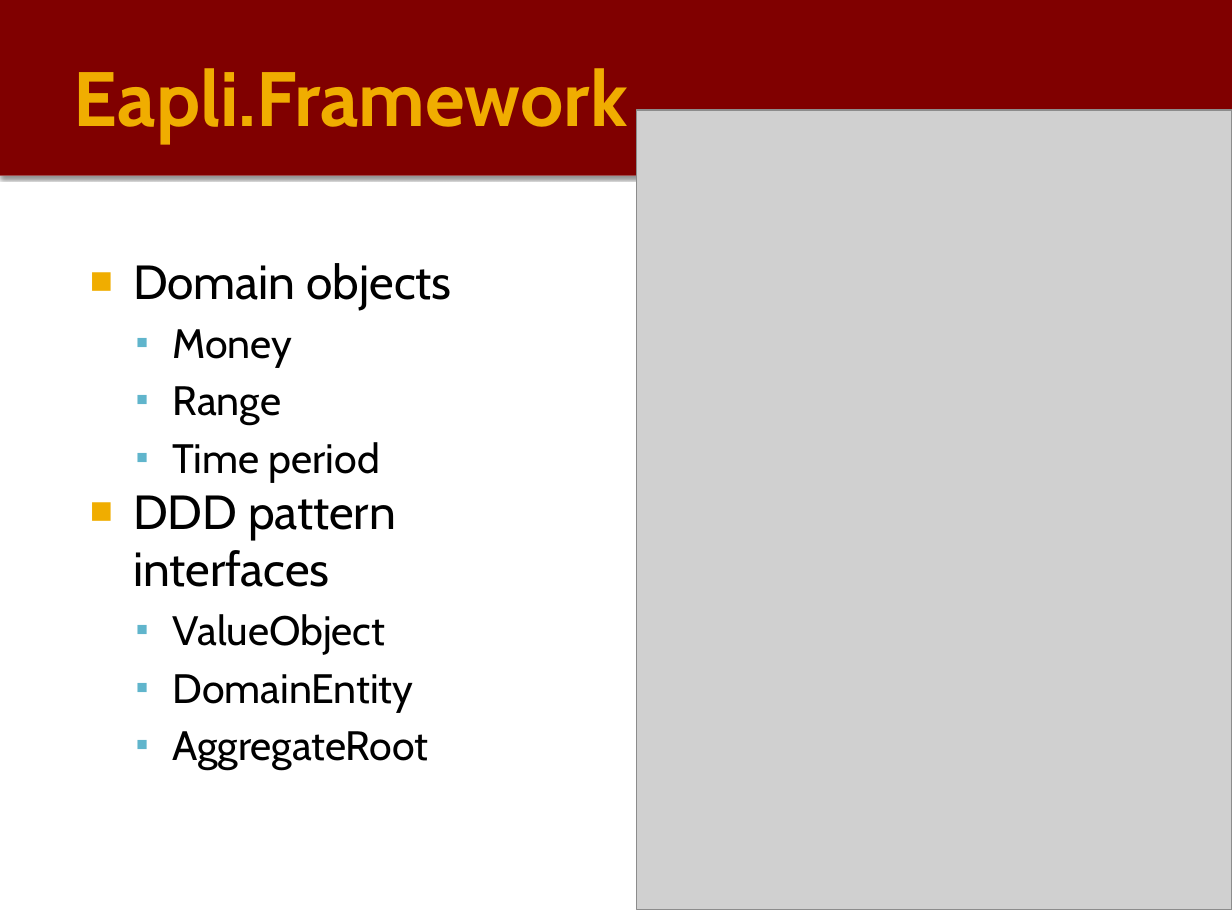
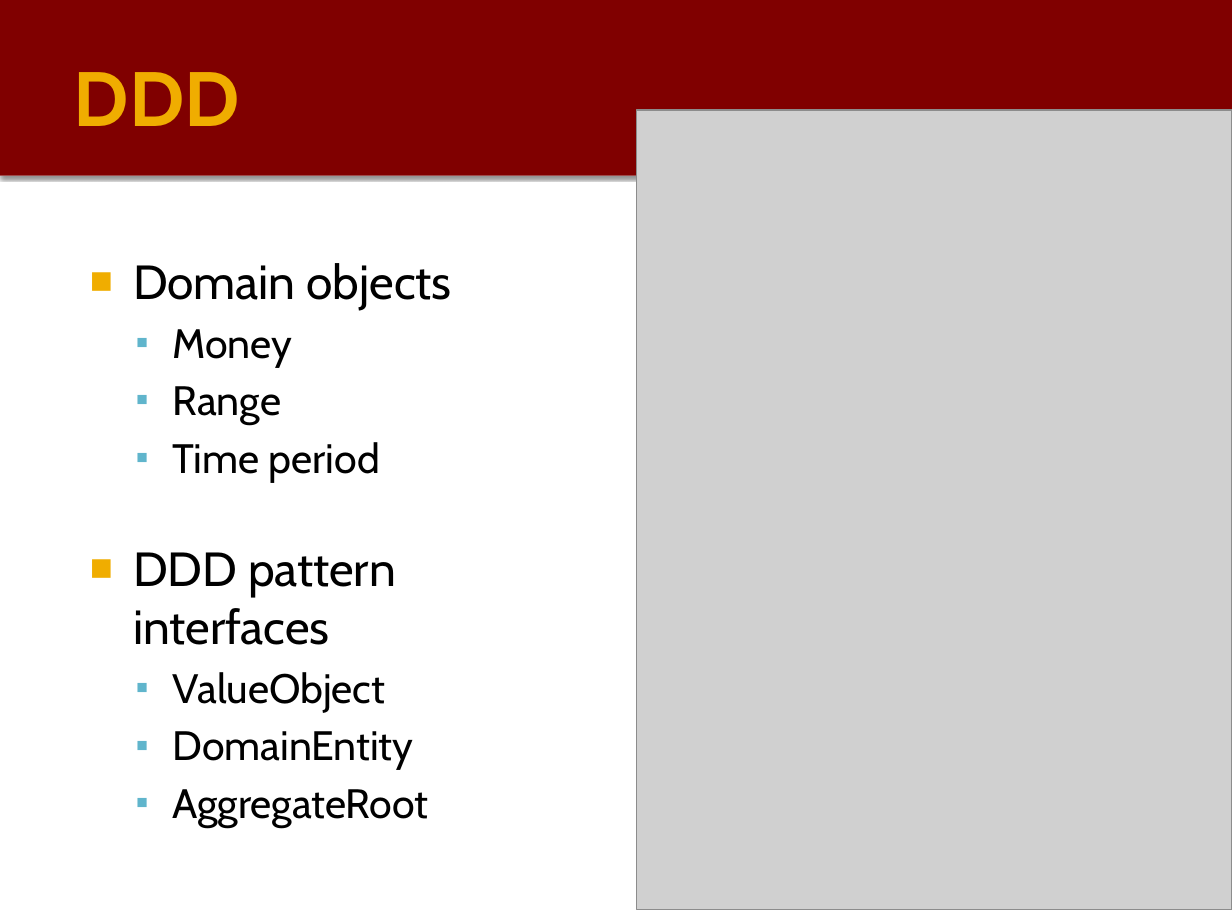
Before and after one commit to PauloGandraSousa/eapliframework, a slide deck: slide 6 of documentation/eapli.framework-Tech-Description.pptx (slide 4 before the commit). Drawn at 1232x924 pixels with LibreOffice and Linux fonts; fonts in the diff are those of the drawing; grey boxes stand for pictures. Boxes give left, top, right and bottom in pixels: in the first picture for what was removed or moved away, otherwise in the second. Text is boxed around its words. In the diff, an @@ line names an element or a change of style, - is before the commit and + after.

```diff
--- a/documentation/eapli.framework-Tech-Description.pptx
+++ b/documentation/eapli.framework-Tech-Description.pptx
@@ title at (74,72,240,126): text changed @@
-Eapli.Framework
+DDD
@@ text "Domain objects" rewrapped from (133,263,452,770) to (133,263,452,827) @@
```
Also in this commit, not shown: 10 other slides changed, 15 slides added, 3 slides removed, 5 other files.
